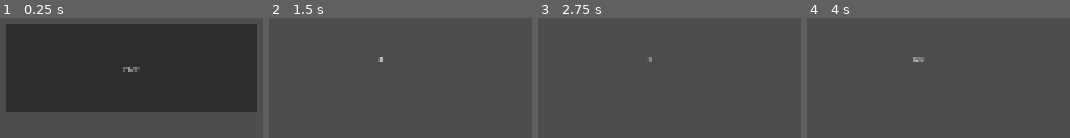
Above: before the commit, frames 1-4 (left to right).
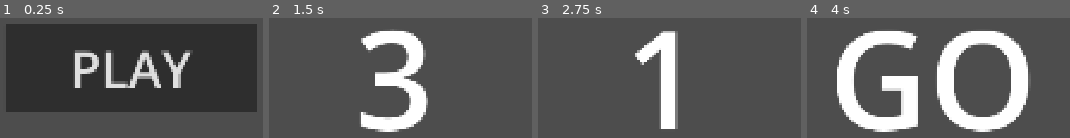
Above: after the commit, the same moments.

Repository: Als1925/mobileware
Game: Godot game, scene res://scenes/main_menu.tscn
Two runs of this game, one before a commit and one after it. Both use one fixed random seed, a clock stepped at 60 frames per second and the inputs below.
Inputs:
- Up to frame 1 (0.25 s): no input
- Up to frame 2 (1.5 s): click "PLAY" at 0.5 s; tap Enter at 1.25 s
- Up to frame 3 (2.75 s): tap Space at 2 s
- Up to frame 4 (4 s): tap Enter at 3.5 s

The runs differ from the first frame. In frame 1, 6.4% of the frame differs, in the area x 28-74%, y 26-59%; in frame 2, 10%; in frame 3, 7.0%; in frame 4, 27%, in the area x 11-86%, y 10-95%.

Commit message:
ajout ballons eclatales

Diff:
--- /dev/null
+++ b/scenes/ballon_eclatable.tscn
@@ -0,0 +1,46 @@
+[gd_scene load_steps=8 format=3 uid="uid://c4sce6ecoft5t"]
+
+[ext_resource type="Script" uid="uid://cl8iuhlora0cr" path="res://scripts/ballon_eclatable.gd" id="1_mhxi4"]
+
+[sub_resource type="Gradient" id="Gradient_542h4"]
+offsets = PackedFloat32Array(0.519231)
+colors = PackedColorArray(0.926299, 9.16891e-06, 5.77569e-07, 1)
+
+[sub_resource type="GradientTexture2D" id="GradientTexture2D_mhxi4"]
+gradient = SubResource("Gradient_542h4")
+
+[sub_resource type="GradientTexture2D" id="GradientTexture2D_8ql8n"]
+gradient = SubResource("Gradient_542h4")
+
+[sub_resource type="GradientTexture2D" id="GradientTexture2D_lwl02"]
+gradient = SubResource("Gradient_542h4")
+
+[sub_resource type="GradientTexture2D" id="GradientTexture2D_x60xb"]
+gradient = SubResource("Gradient_542h4")
+
+[sub_resource type="GradientTexture2D" id="GradientTexture2D_5hs7m"]
+gradient = SubResource("Gradient_542h4")
+
+[node name="BallonEclatable" type="Node2D"]
+scale = Vector2(3.81741, 3.81741)
+script = ExtResource("1_mhxi4")
+
+[node name="TextureButton" type="TextureButton" parent="."]
+anchors_preset = 8
+anchor_left = 0.5
+anchor_top = 0.5
+anchor_right = 0.5
+anchor_bottom = 0.5
+offset_left = -20.0
+offset_top = -20.0
+offset_right = 20.0
+offset_bottom = 20.0
+grow_horizontal = 2
+grow_vertical = 2
+texture_normal = SubResource("GradientTexture2D_mhxi4")
+texture_pressed = SubResource("GradientTexture2D_8ql8n")
+texture_hover = SubResource("GradientTexture2D_lwl02")
+texture_disabled = SubResource("GradientTexture2D_x60xb")
+texture_focused = SubResource("GradientTexture2D_5hs7m")
+
+[connection signal="pressed" from="TextureButton" to="." method="_on_texture_button_pressed"]
--- a/scenes/cut_scene.tscn
+++ b/scenes/cut_scene.tscn
@@ -6,10 +6,20 @@
 script = ExtResource("1_5gp8g")
 
 [node name="compte à rebours" type="Label" parent="."]
-offset_left = 272.0
-offset_top = 693.0
-offset_right = 742.0
-offset_bottom = 1144.0
+anchors_preset = 8
+anchor_left = 0.5
+anchor_top = 0.5
+anchor_right = 0.5
+anchor_bottom = 0.5
+offset_left = -235.0
+offset_top = -225.5
+offset_right = 235.0
+offset_bottom = 225.5
+grow_horizontal = 2
+grow_vertical = 2
+theme_override_font_sizes/font_size = 331
 text = "3"
 horizontal_alignment = 1
 vertical_alignment = 1
+
+[node name="Camera2D" type="Camera2D" parent="."]
--- /dev/null
+++ b/scenes/eclate_les_ballons.tscn
@@ -0,0 +1,27 @@
+[gd_scene load_steps=2 format=3 uid="uid://bbm856fslj5kd"]
+
+[ext_resource type="PackedScene" uid="uid://c4sce6ecoft5t" path="res://scenes/ballon_eclatable.tscn" id="1_lnyhh"]
+
+[node name="EclateLesBallons" type="Node2D"]
+
+[node name="Label" type="Label" parent="."]
+visible = false
+anchors_preset = 8
+anchor_left = 0.5
+anchor_top = 0.5
+anchor_right = 0.5
+anchor_bottom = 0.5
+offset_left = -66.0
+offset_top = -11.5
+offset_right = 66.0
+offset_bottom = 11.5
+grow_horizontal = 2
+grow_vertical = 2
+theme_override_font_sizes/font_size = 101
+text = "Eclate les ballons"
+horizontal_alignment = 1
+vertical_alignment = 1
+
+[node name="Camera2D" type="Camera2D" parent="."]
+
+[node name="BallonEclatable" parent="." instance=ExtResource("1_lnyhh")]
--- a/scenes/main_menu.tscn
+++ b/scenes/main_menu.tscn
@@ -17,6 +17,7 @@
 offset_top = 834.0
 offset_right = 856.0
 offset_bottom = 1046.0
+theme_override_font_sizes/font_size = 121
 text = "PLAY"
 
 [connection signal="pressed" from="Button" to="." method="_on_button_pressed"]
--- /dev/null
+++ b/scripts/ballon_eclatable.gd
@@ -0,0 +1,15 @@
+extends Node2D
+
+
+# Called when the node enters the scene tree for the first time.
+func _ready() -> void:
+	pass # Replace with function body.
+
+
+# Called every frame. 'delta' is the elapsed time since the previous frame.
+func _process(delta: float) -> void:
+	pass
+
+
+func _on_texture_button_pressed() -> void:
+	queue_free()
Not shown, added: scripts/ballon_eclatable.gd.uid
